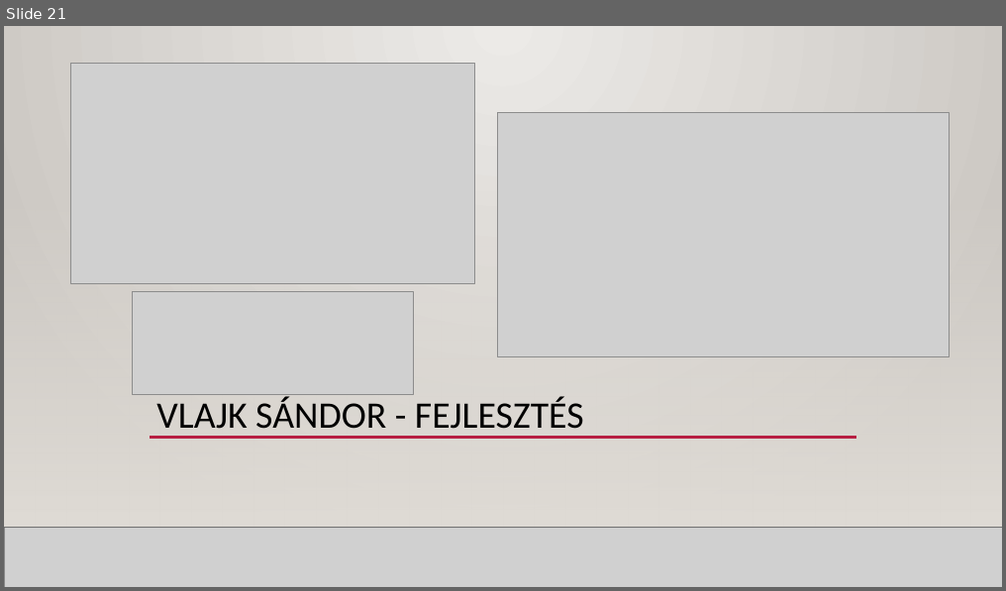
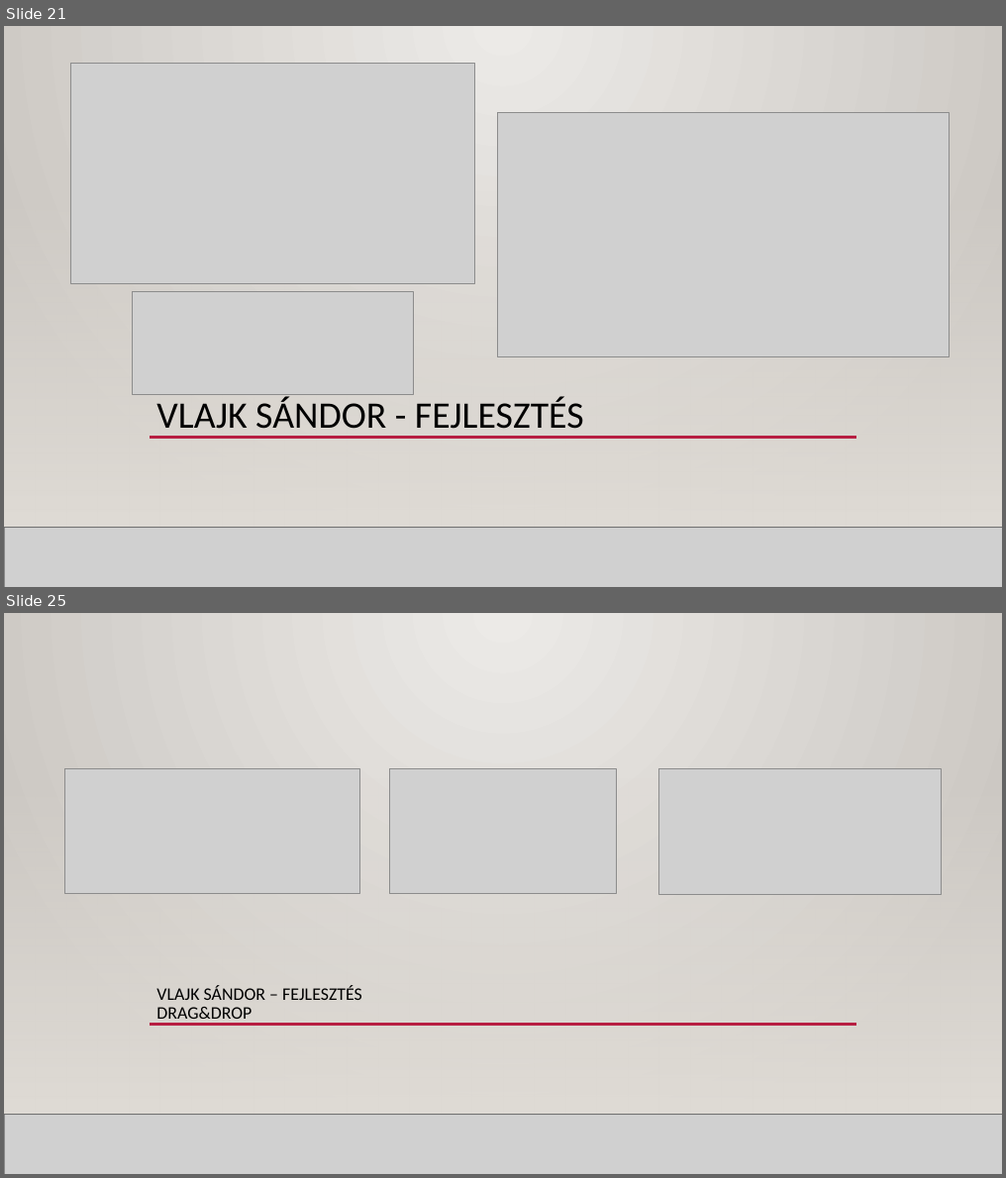
Before and after one commit to Dlevy004/kanban-webapp, a slide deck: Kanban webapp - Buborék együttes.pptx. Shown one above the other, each under a label of ours: slide 21 before the commit, slides 21 and 25 after it; the slides between them are not shown. The pictures are 1006x591 and 1006x1178 pixels, drawn with LibreOffice and Linux fonts; fonts in the diff are those of the drawing; grey boxes stand for pictures; background and template pictures are left out. Boxes give left, top, right and bottom in pixels: in the first picture for what was removed or moved away, otherwise in the second. Text is boxed around its words. In the diff, an @@ line names an element or a change of style, - is before the commit and + after.

```diff
--- a/Kanban webapp - Buborék együttes.pptx
+++ b/Kanban webapp - Buborék együttes.pptx
@@ slide 25 added at (x1=4, y1=613, x2=1002, y2=1174), background gradient #ECEAE7 to #CAC7C1; not listed: 3 template elements that a slide beside it also shows @@
@@ rectangle added at (x1=4, y1=613, x2=1002, y2=1174), fill gradient #ECEAE7 to #CAC7C1 @@
@@ rectangle added at (x1=4, y1=778, x2=1002, y2=1115), fill gradient #DFDBD5 @@
@@ rectangle added at (x1=4, y1=778, x2=1002, y2=1115), fill gradient #DFDBD5 @@
@@ picture added at (x1=64, y1=768, x2=360, y2=894) @@
@@ picture added at (x1=389, y1=768, x2=617, y2=893) @@
@@ picture added at (x1=659, y1=768, x2=943, y2=894) @@
@@ line added from (202, 902) to (909, 902), #B71E42 2.5 pt @@
@@ title added at (x1=156, y1=985, x2=362, y2=1024), 17 pt, text #000000 @@
+VLAJK SÁNDOR – FEJLESZTÉS
+DRAG&DROP
@@ line added from (150, 1025) to (857, 1025), #B71E42 2.5 pt @@
@@ line added from (4, 1115) to (1002, 1115), #000001 1 pt @@
@@ picture added at (x1=4, y1=1115, x2=1002, y2=1174) @@
@@ line added from (4, 1115) to (1002, 1115), #000001 1 pt @@
```
Also in this commit, not shown: 4 other slides added.
